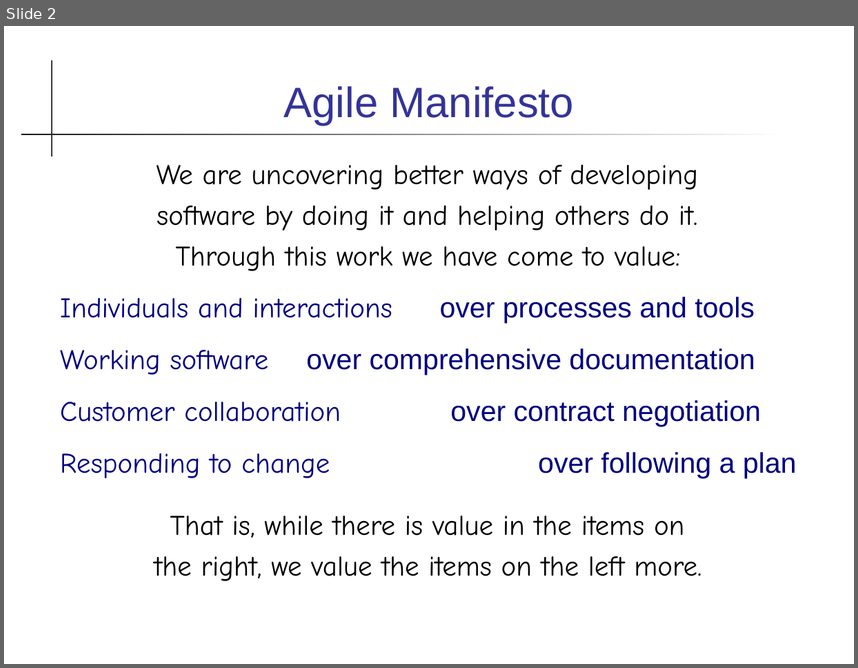
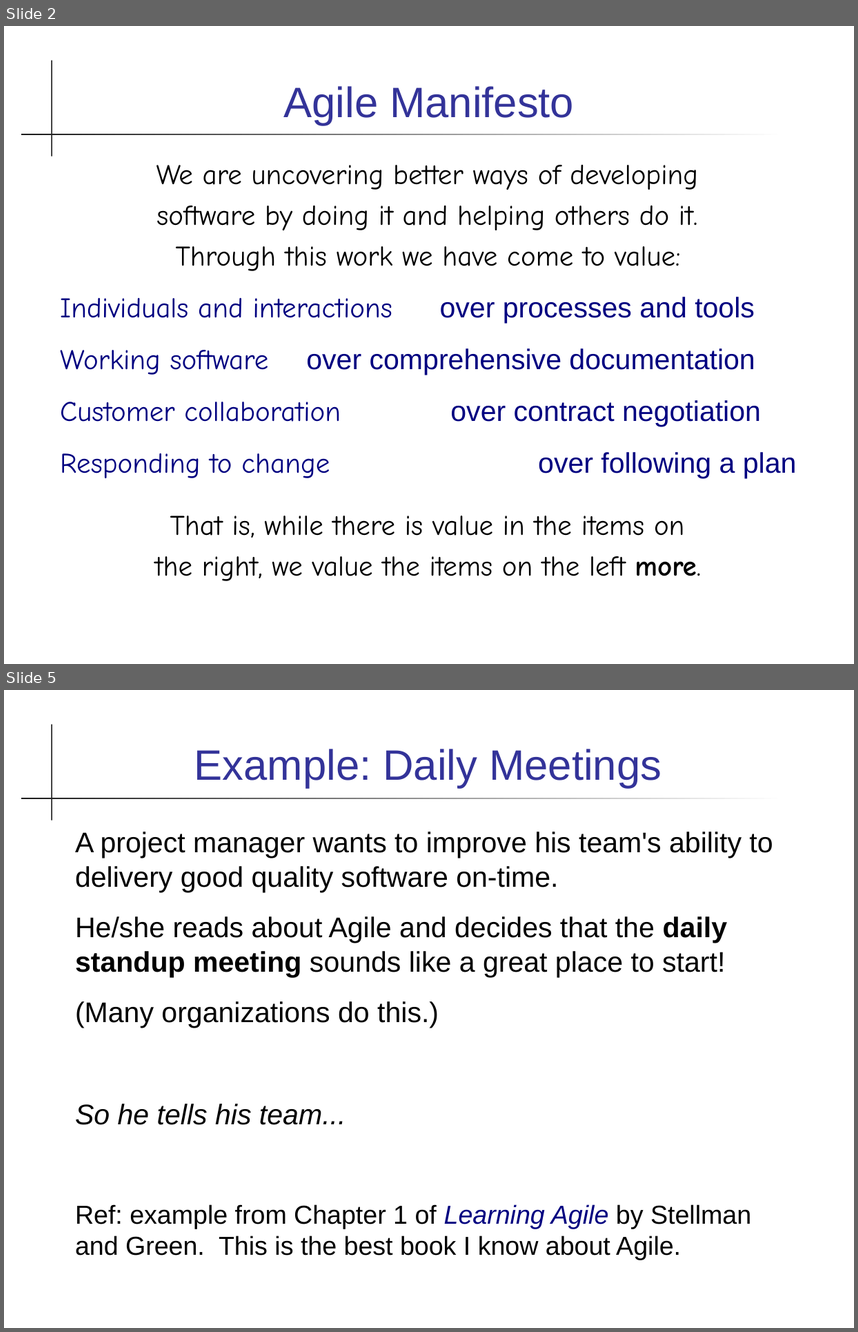
Before and after one commit to cpske/ISP, a slide deck: agile/Agile.ppt. Shown one above the other, each under a label of ours: slide 2 before the commit, slides 2 and 5 after it; the slides between them are not shown. The pictures are 858x668 and 858x1332 pixels, drawn with LibreOffice and Linux fonts; fonts in the diff are those of the drawing. Boxes give left, top, right and bottom in pixels: in the first picture for what was removed or moved away, otherwise in the second. Text is boxed around its words. In the diff, an @@ line names an element or a change of style, - is before the commit and + after.

Commit message:
minor change in Agile stuff

```diff
--- a/agile/Agile.ppt
+++ b/agile/Agile.ppt
@@ slide 5 added at [4, 690, 854, 1328], background #FFFFFF; not listed: 2 template elements that a slide beside it also shows @@
@@ title added at [194, 749, 662, 788], 36 pt, text #333399 @@
+Example: Daily Meetings
@@ text added at [75, 831, 773, 1259], 24 pt, text #000000 @@
+A project manager wants to improve his team's ability to delivery good quality software on-time.
+He/she reads about Agile and decides that the daily standup meeting sounds like a great place to start!
+(Many organizations do this.)
+So he tells his team...
+Ref: example from Chapter 1 of Learning Agile by Stellman and Green. This is the best book I know about Agile.
@@ slide 2 changed as well @@
@@ text at [155, 515, 701, 581]: bold on in "more." @@
```
Also in this commit, not shown: 1 other slide changed, 9 other slides added, 2 slides removed, 8 other files.
